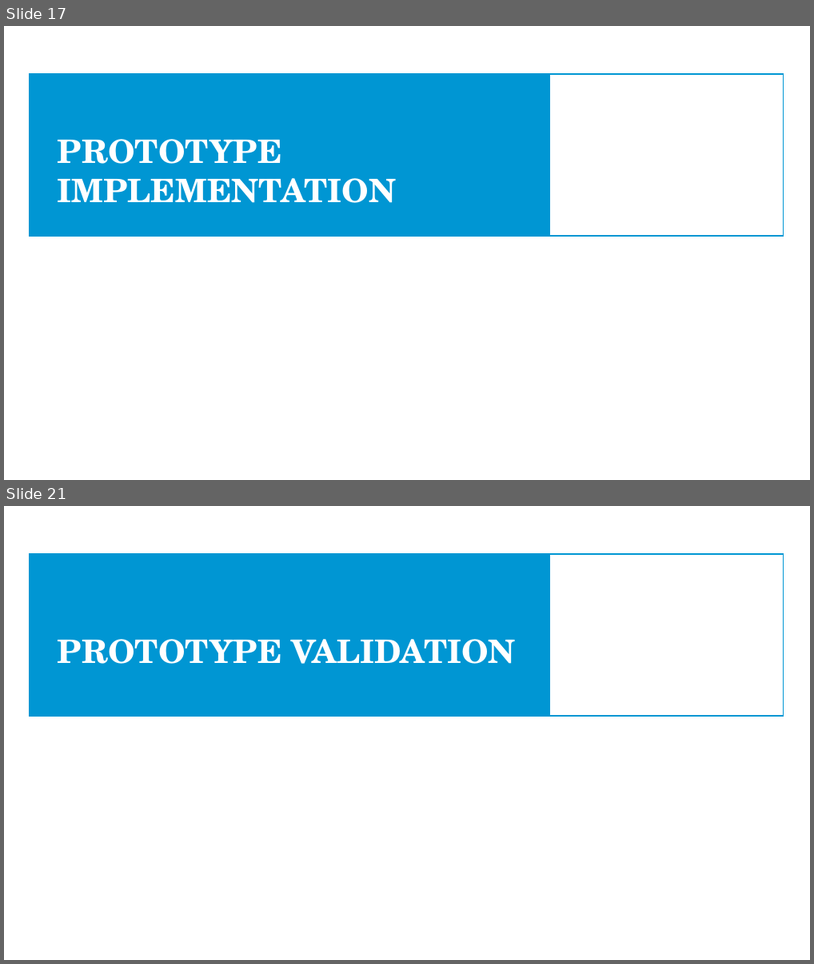
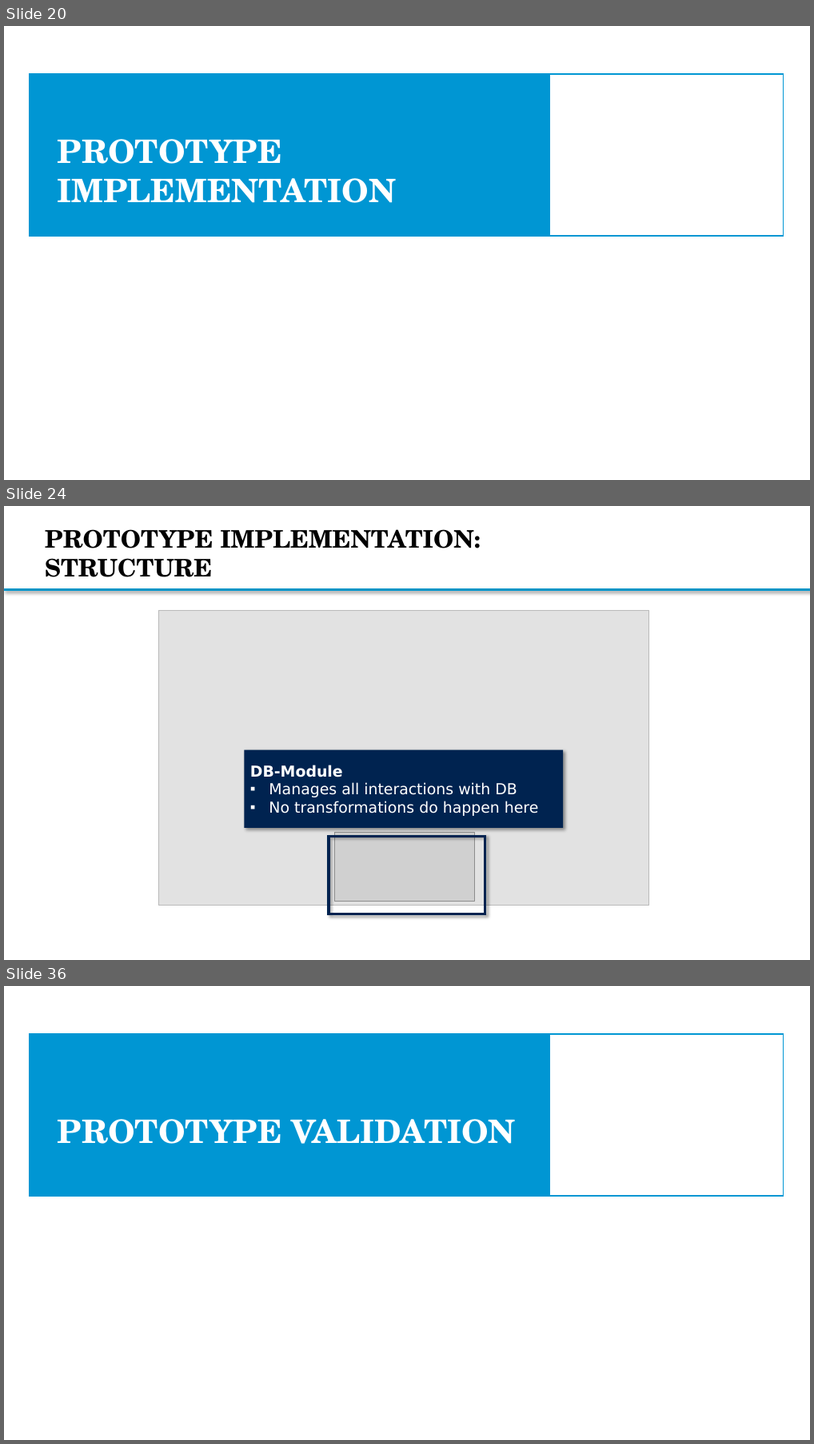
Before and after one commit to Bimi1804/BiT-ReNU, a slide deck: MasterThesis_Presentation2_MarkusBimassl.pptx. Shown one above the other, each under a label of ours: slides 17 and 21 before the commit, slides 20, 24 and 36 after it; the slides between them are not shown. The pictures are 814x964 and 814x1444 pixels, drawn with LibreOffice and Linux fonts; fonts in the diff are those of the drawing; grey boxes stand for pictures; background and template pictures are left out. Boxes give left, top, right and bottom in pixels: in the first picture for what was removed or moved away, otherwise in the second. Text is boxed around its words. In the diff, an @@ line names an element or a change of style, - is before the commit and + after.

```diff
--- a/MasterThesis_Presentation2_MarkusBimassl.pptx
+++ b/MasterThesis_Presentation2_MarkusBimassl.pptx
@@ slide 24 added at bbox=[4, 506, 810, 960], background #FFFFFF @@
@@ title added at bbox=[45, 529, 481, 577], 28.8 pt, text #000000, bold @@
+PROTOTYPE IMPLEMENTATION: STRUCTURE
@@ rectangle added at bbox=[4, 589, 810, 591], fill #0C94B7, outline #0096D3 1 pt @@
@@ group added at bbox=[138, 604, 677, 914]: 3 rectangles, 2 pictures @@
+DB-Module
+▪ Manages all interactions with DB
+▪ No transformations do happen here
@@ what was slide 17 is now slide 20 @@
@@ what was slide 21 is now slide 36 @@
```
Also in this commit, not shown: 7 slides changed, 14 other slides added.
